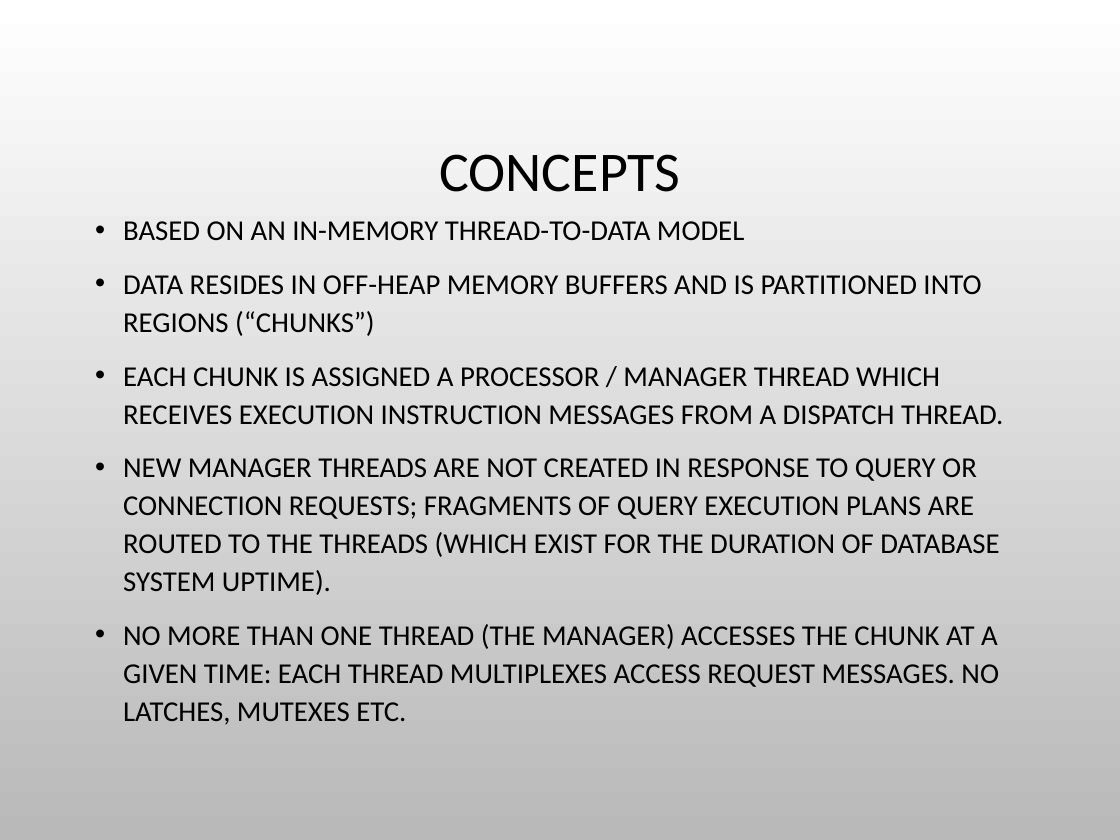
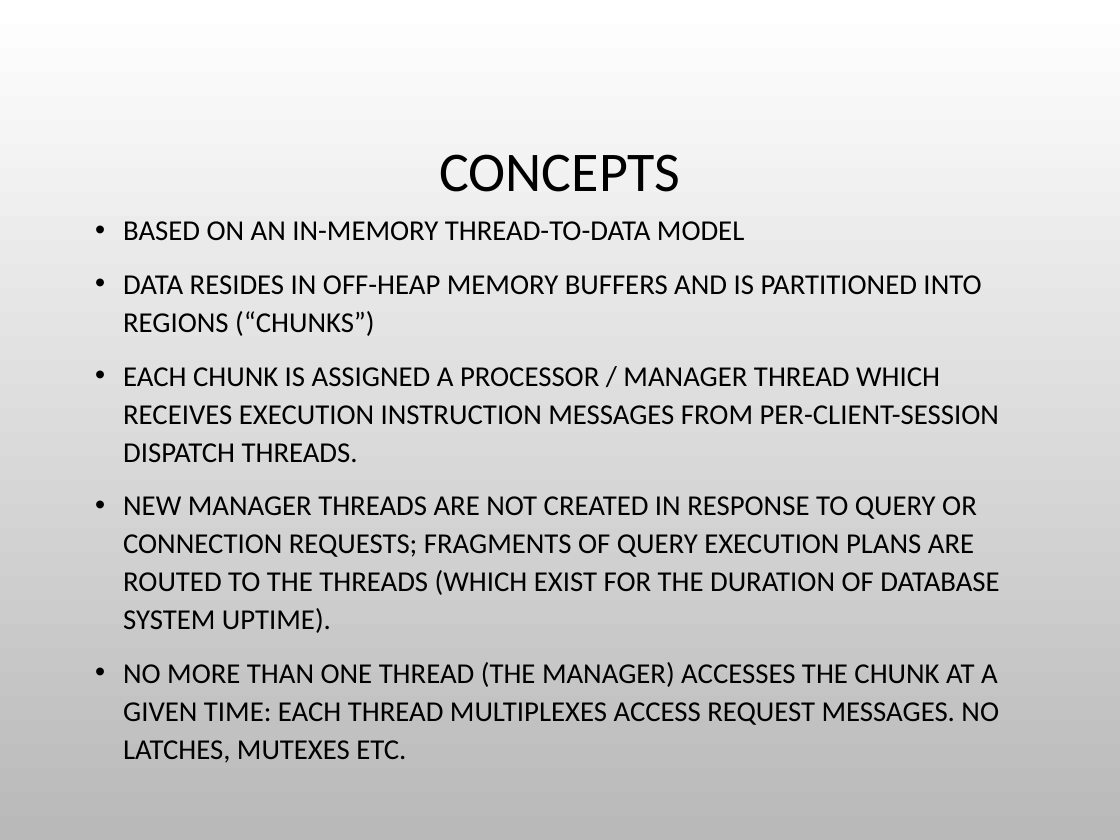
Before and after one commit to charlesduffy/erlysql, a slide deck: slide 11 of doc/Pitch1.pptx. Drawn at 1120x840 pixels with LibreOffice and Linux fonts; fonts in the diff are those of the drawing; background and template pictures are left out. Boxes give left, top, right and bottom in pixels: in the first picture for what was removed or moved away, otherwise in the second. Text is boxed around its words. In the diff, an @@ line names an element or a change of style, - is before the commit and + after.

```diff
--- a/doc/Pitch1.pptx
+++ b/doc/Pitch1.pptx
@@ text at [123,367,999,462]: text changed @@
-• EACH CHUNK IS ASSIGNED A PROCESSOR / MANAGER THREAD WHICH RECEIVES EXECUTION INSTRUCTION MESSAGES FROM A DISPATCH THREAD.
+• EACH CHUNK IS ASSIGNED A PROCESSOR / MANAGER THREAD WHICH RECEIVES EXECUTION INSTRUCTION MESSAGES FROM PER-CLIENT-SESSION DISPATCH THREADS.
```
Also in this commit, not shown: 11 other slides changed, 9 slides added, 9 slides removed, 1 other file.
